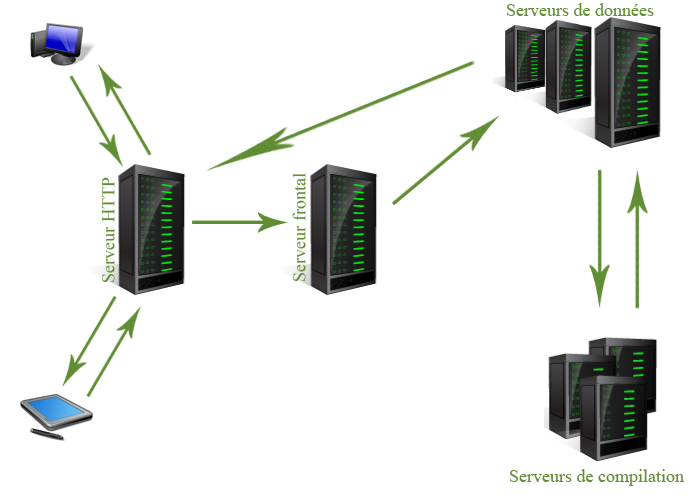
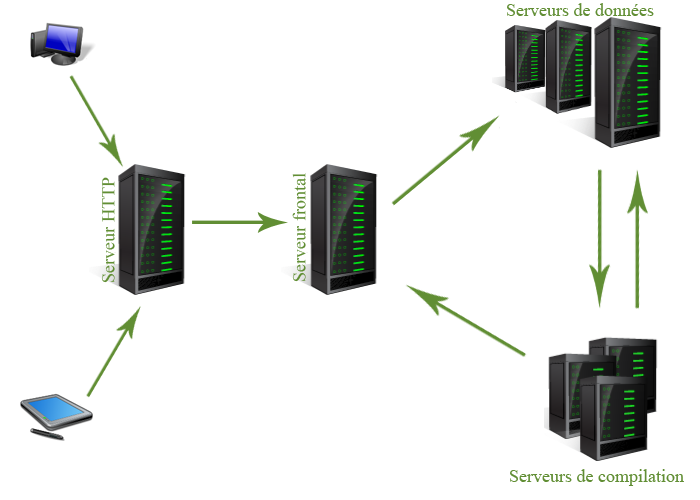
The second 700×500 image is a revision of the first. Changes to its layers:
added layer "Layer 2 copy 9" in group "compile" over [405, 284, 527, 358]
hid "Layer 2 copy 4" over [205, 59, 476, 172]
hid "Layer 2 copy 8" over [97, 63, 152, 156]
hid "Layer 2 copy 6" over [62, 295, 117, 387]
